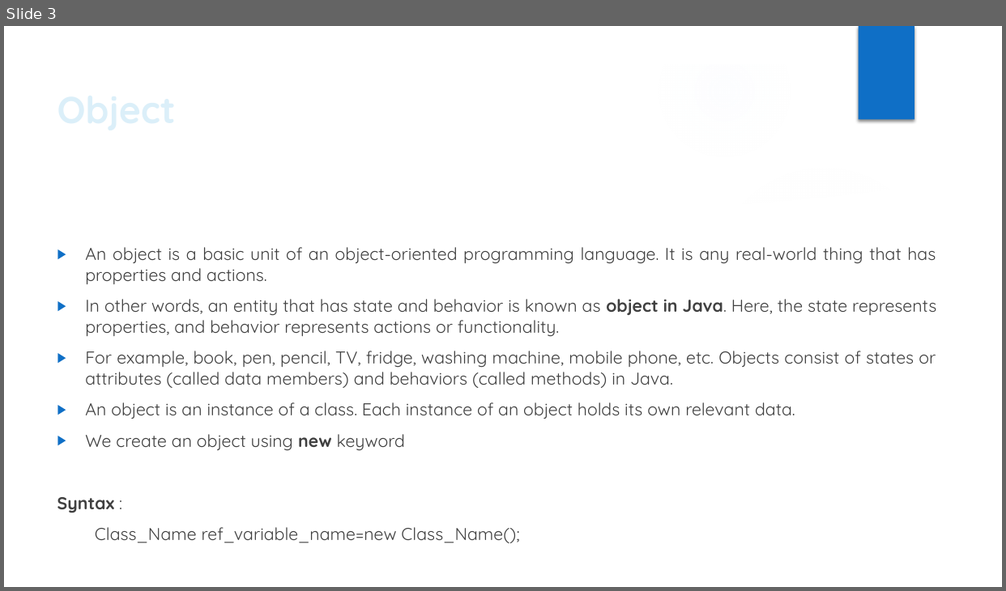
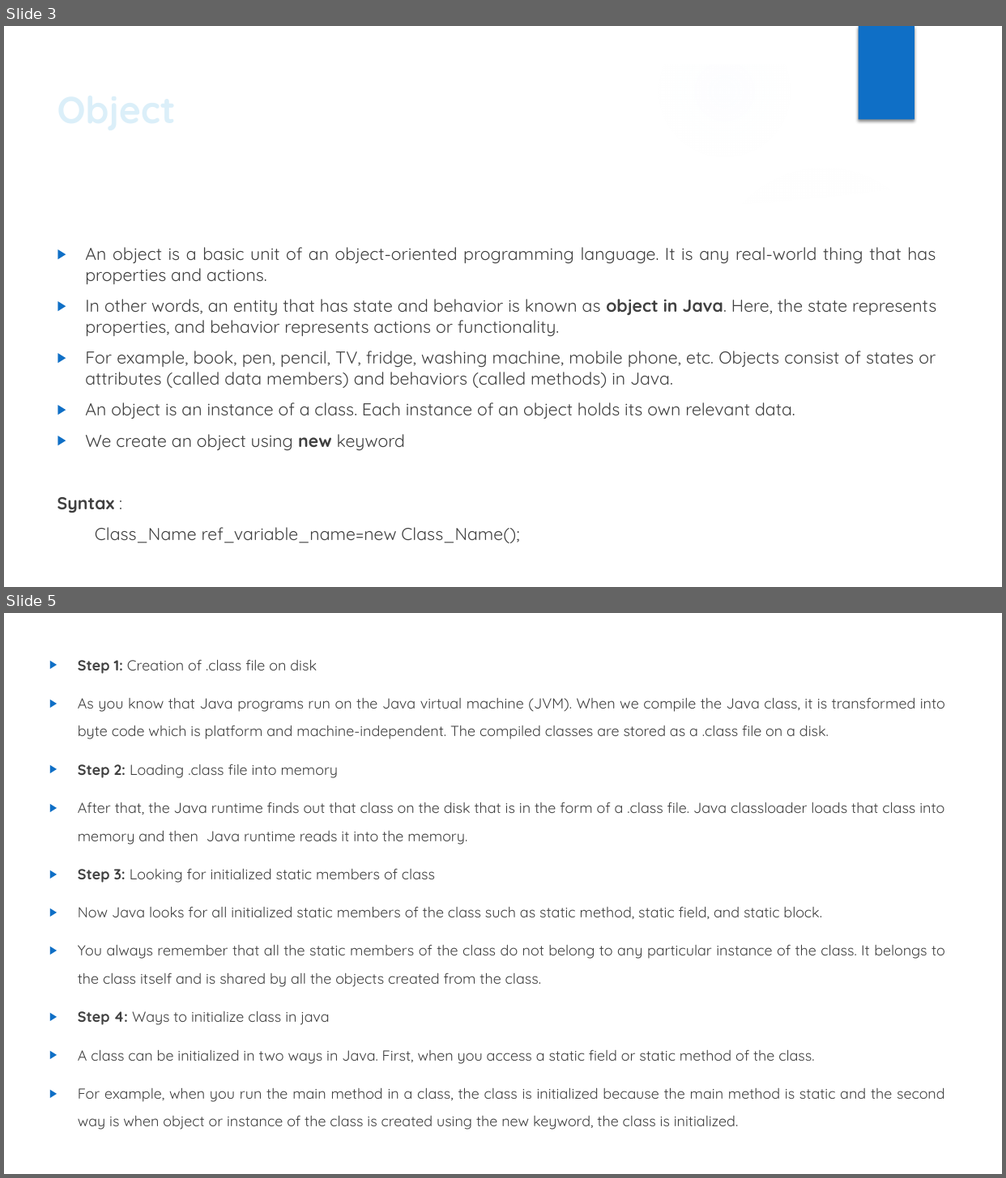
Before and after one commit to Sandesh151994/Core_Java_Notes, a slide deck: Fundamentals_Of_OOPS.pptx. Shown one above the other, each under a label of ours: slide 3 before the commit, slides 3 and 5 after it; the slides between them are not shown. The pictures are 1006x591 and 1006x1178 pixels, drawn with LibreOffice and Linux fonts; fonts in the diff are those of the drawing; background and template pictures are left out. Boxes give left, top, right and bottom in pixels: in the first picture for what was removed or moved away, otherwise in the second. Text is boxed around its words. In the diff, an @@ line names an element or a change of style, - is before the commit and + after.

Commit message:
Access Specfiers and Modfied Object commit

```diff
--- a/Fundamentals_Of_OOPS.pptx
+++ b/Fundamentals_Of_OOPS.pptx
@@ slide 5 added at box(4, 613, 1002, 1174), background #FFFFFF @@
@@ text added at box(78, 660, 945, 1130), 14 pt, text #404040 @@
+▶ Step 1: Creation of .class file on disk
+▶ As you know that Java programs run on the Java virtual machine (JVM). When we compile the Java class, it is transformed into byte code which is platform and machine-independent. The compiled classes are stored as a .class file on a disk.
+▶ Step 2: Loading .class file into memory
+▶ After that, the Java runtime finds out that class on the disk that is in the form of a .class file. Java classloader loads that class into memory and then Java runtime reads it into the memory.
+▶ Step 3: Looking for initialized static members of class
+▶ Now Java looks for all initialized static members of the class such as static method, static field, and static block.
+▶ You always remember that all the static members of the class do not belong to any particular instance of the class. It belongs to the class itself and is shared by all the objects created from the class.
+▶ Step 4: Ways to initialize class in java
+▶ A class can be initialized in two ways in Java. First, when you access a static field or static method of the class.
+▶ For example, when you run the main method in a class, the class is initialized because the main method is static and the second way is when object or instance of the class is created using the new keyword, the class is initialized.
```
Also in this commit, not shown: 2 other slides added, 3 other files.
